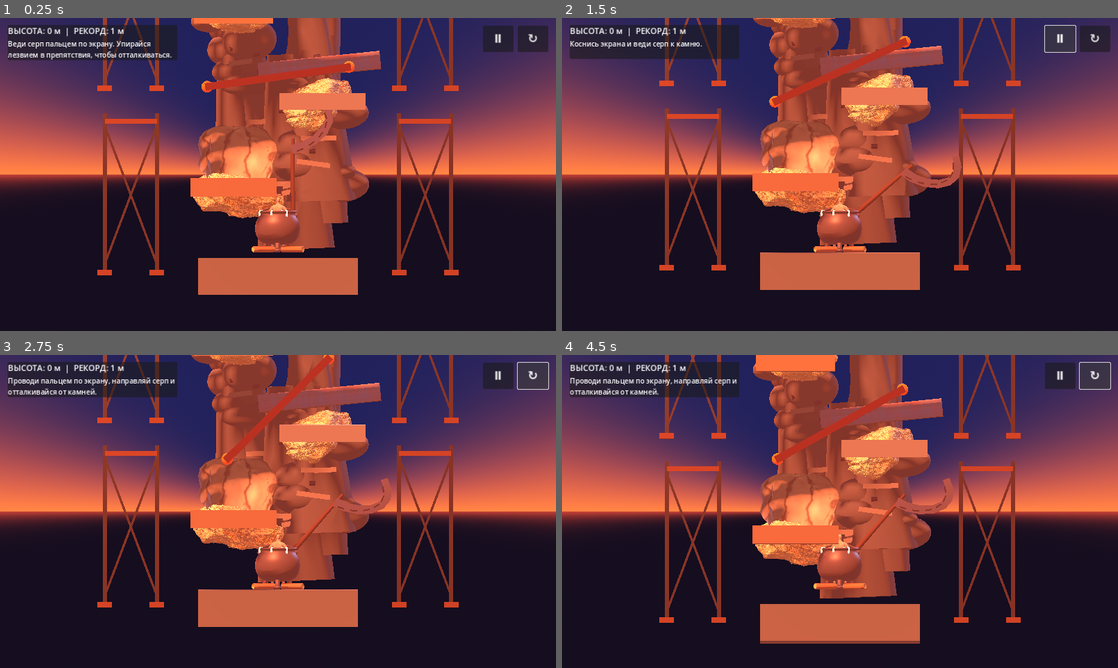
Above: before the commit, frames 1-4 (two rows, left to right).
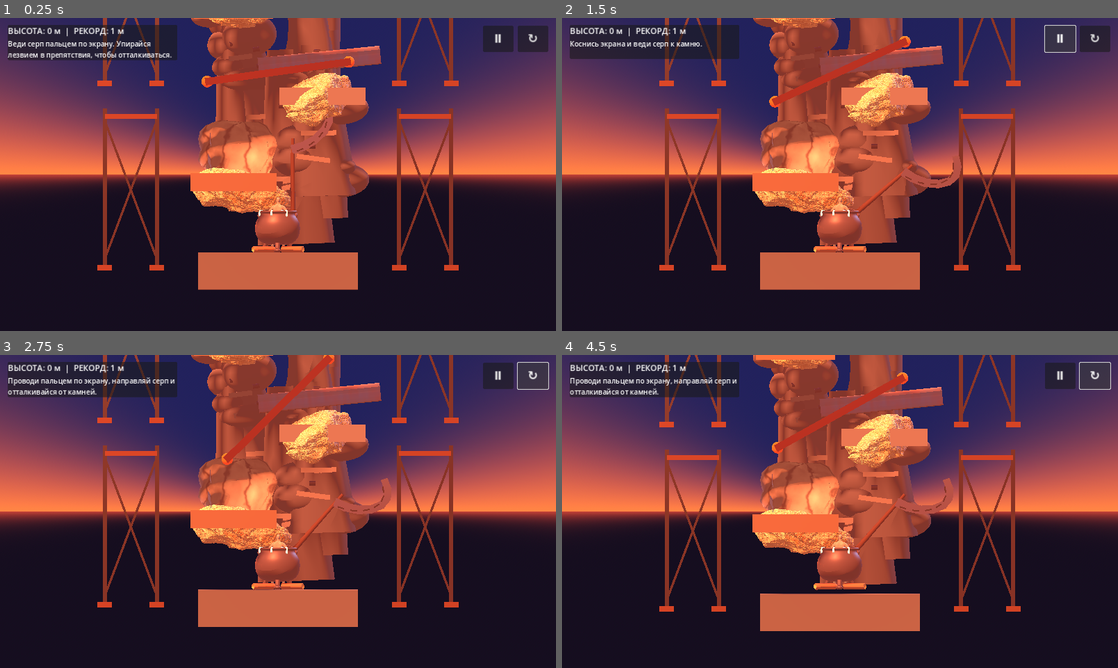
Above: after the commit, the same moments.

Repository: uchihabaha05-del/CLIMB-MASTER
Game: Godot game, scene res://scenes/main.tscn
Two runs of this game, one before a commit and one after it. Both use one fixed random seed, a clock stepped at 60 frames per second and the inputs below.
Inputs:
- Up to frame 1 (0.25 s): no input
- Up to frame 2 (1.5 s): click "Ⅱ" at 0.5 s; click "▶" at 1.25 s
- Up to frame 3 (2.75 s): click "↻" at 2 s
- Up to frame 4 (4.5 s): click "Ⅱ" at 2.75 s; click "▶" at 3.5 s; click "↻" at 4.25 s

The runs differ from the first frame. In frame 1, 11% of the frame differs, in the area x 17-83%, y 0-89%; in frame 2, 1.0%; in frame 3, 1.2%; in frame 4, 16%, in the area x 17-83%, y 0-93%.

Commit message:
Bring scanned boulder colliders into the playable climbing plane

Diff:
--- a/scripts/main.gd
+++ b/scripts/main.gd
@@ -168,12 +168,12 @@
         return
 
     var placements: Array[Dictionary] = [
-        {"position": Vector3(-1.45, 1.25, -1.35), "rotation": Vector3(0.12, 0.35, -0.18), "scale": 2.65},
-        {"position": Vector3(1.45, 4.25, -1.55), "rotation": Vector3(-0.16, 1.15, 0.22), "scale": 2.85},
-        {"position": Vector3(-1.4, 7.25, -1.45), "rotation": Vector3(0.08, 2.1, -0.12), "scale": 2.7},
-        {"position": Vector3(1.4, 10.15, -1.5), "rotation": Vector3(-0.1, 0.55, 0.16), "scale": 2.9},
-        {"position": Vector3(-1.45, 13.25, -1.4), "rotation": Vector3(0.14, 1.65, -0.2), "scale": 2.75},
-        {"position": Vector3(1.45, 16.35, -1.5), "rotation": Vector3(-0.12, 2.55, 0.14), "scale": 2.85}
+        {"position": Vector3(-1.45, 1.25, -0.28), "rotation": Vector3(0.12, 0.35, -0.18), "scale": 2.65},
+        {"position": Vector3(1.45, 4.25, -0.32), "rotation": Vector3(-0.16, 1.15, 0.22), "scale": 2.85},
+        {"position": Vector3(-1.4, 7.25, -0.30), "rotation": Vector3(0.08, 2.1, -0.12), "scale": 2.7},
+        {"position": Vector3(1.4, 10.15, -0.32), "rotation": Vector3(-0.1, 0.55, 0.16), "scale": 2.9},
+        {"position": Vector3(-1.45, 13.25, -0.28), "rotation": Vector3(0.14, 1.65, -0.2), "scale": 2.75},
+        {"position": Vector3(1.45, 16.35, -0.30), "rotation": Vector3(-0.12, 2.55, 0.14), "scale": 2.85}
     ]
 
     for placement in placements:
